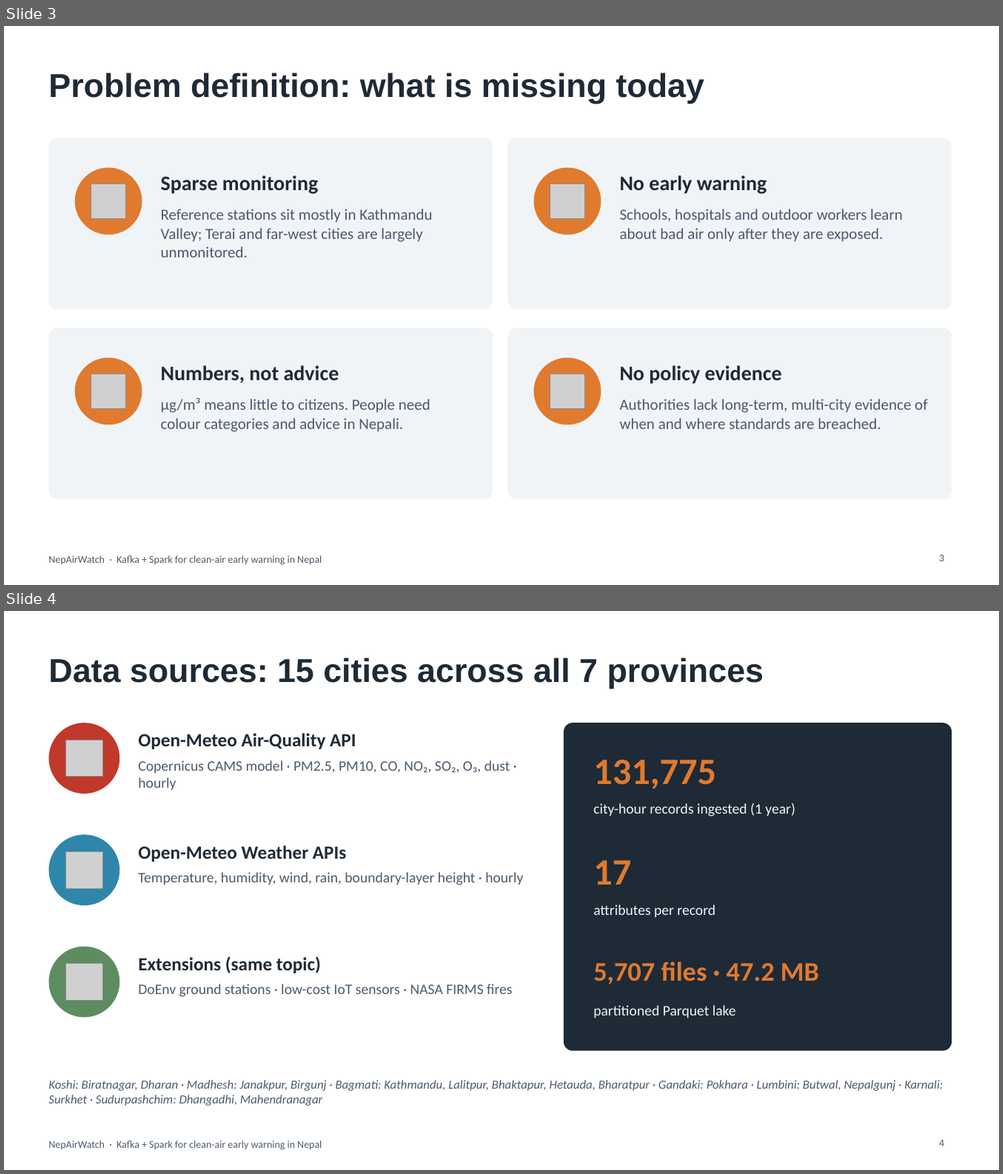
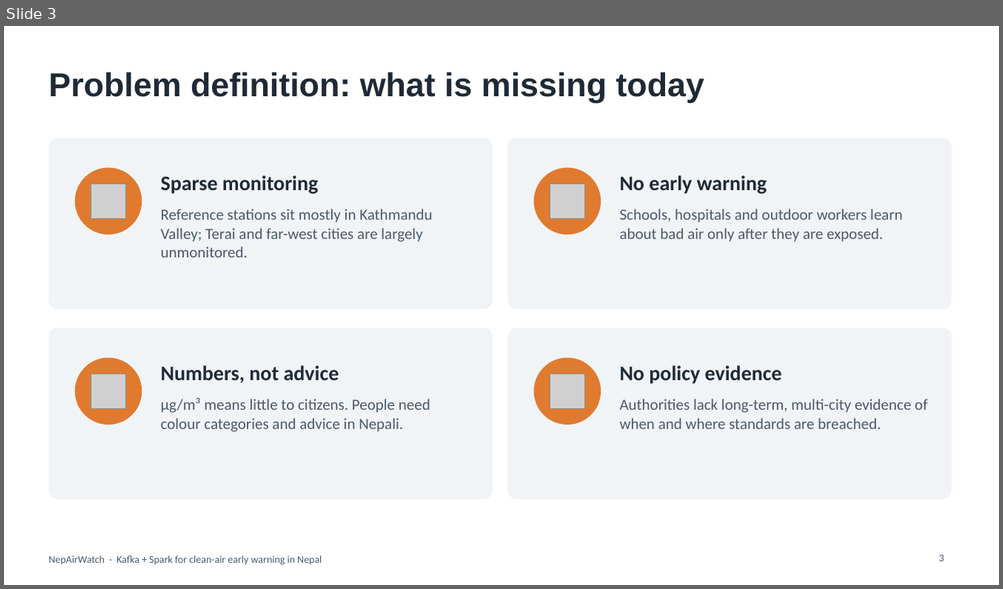
Before and after one commit to St-Luciferr/NepAirWatch, a slide deck: docs/NepAirWatch_Presentation.pptx. Shown one above the other, each under a label of ours: slides 3 and 4 before the commit, slide 3 after it. The pictures are 1003x1174 and 1003x589 pixels, drawn with LibreOffice and Linux fonts; fonts in the diff are those of the drawing; grey boxes stand for pictures. Boxes give left, top, right and bottom in pixels: in the first picture for what was removed or moved away, otherwise in the second. Text is boxed around its words. In the diff, an @@ line names an element or a change of style, - is before the commit and + after.

Commit message:
docs: update report and presentation for the v2 platform
- Report rewritten for the Lambda architecture: six sources, HDFS, Flume,
  Cassandra, Hive, MapReduce, methodology, model evaluation and v2 results
- New figures: CAMS bias per station, calibration scatter, 25-year AOD trend
- Deck: data sources, architecture, components, storage, streaming, results,
  demo and conclusion slides updated with the latest run

```diff
--- a/docs/NepAirWatch_Presentation.pptx
+++ b/docs/NepAirWatch_Presentation.pptx
@@ slide 4 removed at bbox=[4, 611, 999, 1170], background #FFFFFF; not listed: 1 template element that a slide beside it also shows @@
@@ title removed at bbox=[48, 658, 764, 688] @@
-Data sources: 15 cities across all 7 provinces
@@ ellipse removed at bbox=[48, 723, 119, 794] @@
@@ picture removed at bbox=[66, 740, 102, 777] @@
@@ text removed at bbox=[138, 733, 356, 749] @@
-Open-Meteo Air-Quality API
@@ rounded rectangle removed at bbox=[563, 723, 951, 1051] @@
@@ text removed at bbox=[138, 760, 510, 790] @@
-Copernicus CAMS model · PM2.5, PM10, CO, NO₂, SO₂, O₃, dust · hourly
@@ text removed at bbox=[593, 760, 716, 789] @@
-131,775
@@ text removed at bbox=[593, 803, 795, 817] @@
-city-hour records ingested (1 year)
@@ ellipse removed at bbox=[48, 834, 119, 906] @@
@@ picture removed at bbox=[66, 852, 102, 889] @@
@@ text removed at bbox=[138, 846, 346, 862] @@
-Open-Meteo Weather APIs
@@ text removed at bbox=[138, 872, 523, 886] @@
-Temperature, humidity, wind, rain, boundary-layer height · hourly
@@ text removed at bbox=[593, 860, 631, 885] @@
-17
@@ text removed at bbox=[593, 905, 715, 917] @@
-attributes per record
@@ ellipse removed at bbox=[48, 947, 119, 1017] @@
@@ picture removed at bbox=[66, 964, 102, 1000] @@
@@ text removed at bbox=[138, 957, 321, 974] @@
-Extensions (same topic)
@@ text removed at bbox=[593, 962, 819, 985] @@
-5,707 files · 47.2 MB
@@ text removed at bbox=[138, 984, 512, 997] @@
-DoEnv ground stations · low-cost IoT sensors · NASA FIRMS fires
@@ text removed at bbox=[593, 1005, 736, 1018] @@
-partitioned Parquet lake
@@ text removed at bbox=[48, 1080, 942, 1106] @@
-Koshi: Biratnagar, Dharan · Madhesh: Janakpur, Birgunj · Bagmati: Kathmandu, Lalitpur, Bhaktapur, Hetauda, Bharatpur · Gandaki: Pokhara · Lumbini: Butwal, Nepalgunj · Karnali: Surkhet · Sudurpashchim: Dhangadhi, Mahendranagar
@@ page number removed at bbox=[939, 1140, 944, 1147] @@
-4
```
Also in this commit, not shown: 10 slides changed, 3 slides added, 2 other slides removed, 14 other files.
